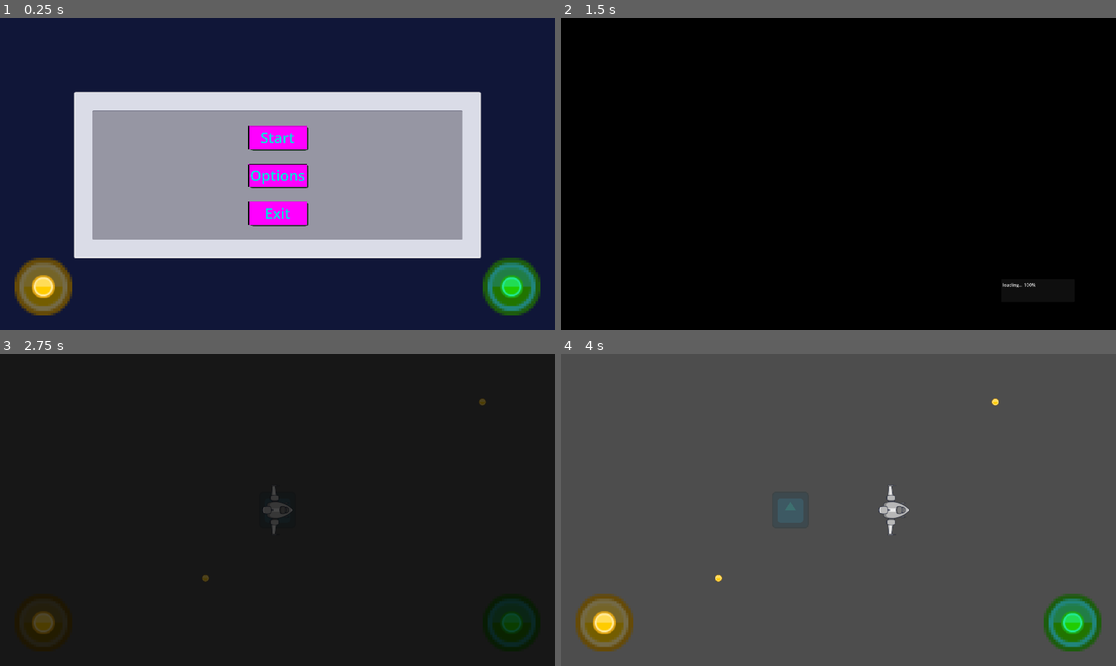
Above: before the commit, frames 1-4 (two rows, left to right).
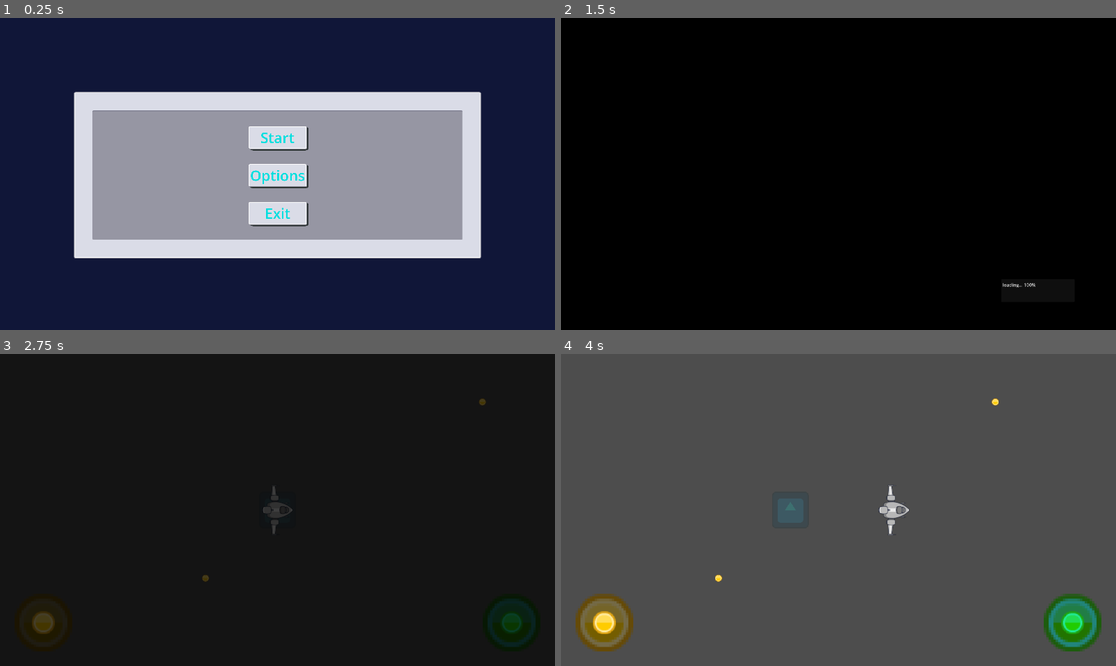
Above: after the commit, the same moments.

Repository: shibii1111/SpaceDeliveryGameGodot
Game: Godot game, scene res://Scenes/Main.tscn
The game is run twice, just before and just after one commit, with the same random seed, the same clock (stepped at 60 frames per second) and the same inputs. The engine's default icon, where the game draws it, is replaced by a stand-in: a white triangle on a blue panel in a dark square.
Inputs (mouse positions are in pixels of both pictures, inside the frame that each line leads up to):
- Up to frame 1 (0.25 s): no input
- Up to frame 2 (1.5 s): click "Start" at 0.5 s; drag from (605, 286) to (894, 105) at 1.27 s
- Up to frame 3 (2.75 s): tap Enter at 2 s; drag from (510, 622) to (249, 572) at 2.02 s
- Up to frame 4 (4 s): move the mouse to (894, 441) at 2.77 s; press the mouse at (894, 441) at 2.78 s; hold D (right) 2.78-3.5 s; release the mouse at (894, 441) at 3.5 s; drag from (810, 572) to (672, 463) at 3.52 s

The runs differ from the first frame. In frame 1, 5.3% of the frame differs, in the area x 2-98%, y 34-96%; in frame 2, nothing differs; in frame 3, less than 0.1%; in frame 4, nothing differs.

Commit message:
Android fixing
- Fixed UI

Diff:
--- a/Scenes/Levels/StartMenu.tscn
+++ b/Scenes/Levels/StartMenu.tscn
@@ -5,20 +5,16 @@
 [ext_resource type="Texture2D" uid="uid://dqvall48qliyk" path="res://Assets/UI/Kenney/kenney_ui-pack-space-expansion/PNG/Extra/Default/panel_glass.png" id="2_sbd8g"]
 [ext_resource type="Texture2D" uid="uid://c0a2mo6jo8o4o" path="res://Assets/UI/Kenney/kenney_ui-pack-space-expansion/PNG/Extra/Default/panel_square.png" id="3_swxrv"]
 
-[sub_resource type="CompressedTexture2D" id="CompressedTexture2D_gawjd"]
-
 [sub_resource type="StyleBoxTexture" id="StyleBoxTexture_swxrv"]
-texture = SubResource("CompressedTexture2D_gawjd")
-texture_margin_left = 6.0
-texture_margin_top = 6.0
-texture_margin_right = 6.0
-texture_margin_bottom = 6.0
-region_rect = Rect2(0, 0, 64, 64)
-
-[sub_resource type="CompressedTexture2D" id="CompressedTexture2D_jejci"]
+texture = ExtResource("2_sbd8g")
+texture_margin_left = 6.0
+texture_margin_top = 6.0
+texture_margin_right = 6.0
+texture_margin_bottom = 6.0
+region_rect = Rect2(0, 0, 64, 64)
 
 [sub_resource type="StyleBoxTexture" id="StyleBoxTexture_sbd8g"]
-texture = SubResource("CompressedTexture2D_jejci")
+texture = ExtResource("3_swxrv")
 texture_margin_left = 6.0
 texture_margin_top = 6.0
 texture_margin_right = 6.0
@@ -27,7 +23,7 @@
 modulate_color = Color(0.16045877, 0.13855183, 0.015254909, 1)
 
 [sub_resource type="StyleBoxTexture" id="StyleBoxTexture_jejci"]
-texture = SubResource("CompressedTexture2D_gawjd")
+texture = ExtResource("3_swxrv")
 texture_margin_left = 6.0
 texture_margin_top = 6.0
 texture_margin_right = 6.0
@@ -234,32 +230,6 @@
 texture = ExtResource("3_swxrv")
 metadata/_edit_lock_ = true
 
-[node name="CanvasLayer" type="CanvasLayer" parent="." unique_id=648462669]
-visible = false
-
-[node name="ColorRect" type="ColorRect" parent="CanvasLayer" unique_id=2050125210]
-anchors_preset = 15
-anchor_right = 1.0
-anchor_bottom = 1.0
-grow_horizontal = 2
-grow_vertical = 2
-color = Color(0.9258776, 0.34336796, 0.6590816, 1)
-
-[node name="Label" type="Label" parent="CanvasLayer" unique_id=1533079888]
-anchors_preset = 8
-anchor_left = 0.5
-anchor_top = 0.5
-anchor_right = 0.5
-anchor_bottom = 0.5
-offset_left = -20.0
-offset_top = -11.5
-offset_right = 20.0
-offset_bottom = 11.5
-grow_horizontal = 2
-grow_vertical = 2
-theme_override_font_sizes/font_size = 50
-text = "ANDROID TEST"
-
 [node name="PlayerSpawn" parent="." unique_id=770817307 instance=ExtResource("1_aoyix")]
 position = Vector2(-832, 592)
 
--- a/Scenes/Main.tscn
+++ b/Scenes/Main.tscn
@@ -1,11 +1,13 @@
 [gd_scene format=3 uid="uid://bum6ex1ioa6qp"]
 
+[ext_resource type="Script" uid="uid://brw4j1p7d4p7h" path="res://Scripts/Scenes/LevelHolder.gd" id="1_kln2b"]
 [ext_resource type="PackedScene" uid="uid://cm7y7yjs7sy3a" path="res://Scenes/Levels/StartMenu.tscn" id="1_r150o"]
 [ext_resource type="PackedScene" uid="uid://dkqg1dfl6ybdm" path="res://Scenes/Player/Player.tscn" id="2_idj7w"]
 
 [node name="Main" type="Node" unique_id=91055406]
 
 [node name="Level" type="Node" parent="." unique_id=1789748068 groups=["LevelContainer"]]
+script = ExtResource("1_kln2b")
 
 [node name="StartMenu" parent="Level" unique_id=1064412734 instance=ExtResource("1_r150o")]
 
@@ -17,29 +19,3 @@
 position = Vector2(-986, 23)
 
 [node name="Enemies" type="Node" parent="Entities" unique_id=303019892]
-
-[node name="CanvasLayer" type="CanvasLayer" parent="." unique_id=522674103]
-visible = false
-
-[node name="ColorRect" type="ColorRect" parent="CanvasLayer" unique_id=807858249]
-anchors_preset = 15
-anchor_right = 1.0
-anchor_bottom = 1.0
-grow_horizontal = 2
-grow_vertical = 2
-color = Color(0.62834364, 0, 0.30667174, 1)
-
-[node name="Label" type="Label" parent="CanvasLayer" unique_id=1749532760]
-anchors_preset = 8
-anchor_left = 0.5
-anchor_top = 0.5
-anchor_right = 0.5
-anchor_bottom = 0.5
-offset_left = -20.0
-offset_top = -11.5
-offset_right = 20.0
-offset_bottom = 11.5
-grow_horizontal = 2
-grow_vertical = 2
-theme_override_font_sizes/font_size = 50
-text = "test android"
--- a/Scenes/Player/MobileControl.tscn
+++ b/Scenes/Player/MobileControl.tscn
@@ -1,10 +1,12 @@
 [gd_scene format=3 uid="uid://dg3mbls6hryen"]
 
 [ext_resource type="Script" uid="uid://ckburffpdubk3" path="res://Scenes/Player/LeftStick.gd" id="1_fbfqy"]
+[ext_resource type="Script" uid="uid://quhb1bo84dyn" path="res://Scripts/Player/MobileControl.gd" id="1_oqo5y"]
 [ext_resource type="Texture2D" uid="uid://cl5ngwn05hmfh" path="res://Assets/UI/Kenney/kenney_ui-pack-space-expansion/PNG/Yellow/Default/bar_round_gloss_large_square.png" id="2_7nqml"]
 [ext_resource type="Script" uid="uid://b24r4td05jlja" path="res://Scenes/Player/RightStick.gd" id="3_vg5cr"]
 
-[node name="MobileControl" type="CanvasLayer" unique_id=374078596]
+[node name="MobileControl" type="CanvasLayer" unique_id=374078596 groups=["MobileControl"]]
+script = ExtResource("1_oqo5y")
 
 [node name="LeftStick" type="Control" parent="." unique_id=1358693755]
 layout_mode = 3
--- a/Scenes/Player/Player.tscn
+++ b/Scenes/Player/Player.tscn
@@ -38,3 +38,4 @@
 position = Vector2(62, 0)
 
 [node name="MobileControl" parent="." unique_id=374078596 instance=ExtResource("5_jmcll")]
+visible = false
--- a/Scripts/Autoloads/SceneManager.gd
+++ b/Scripts/Autoloads/SceneManager.gd
@@ -2,6 +2,7 @@
 
 signal progress_changed(progress: float)
 signal load_finished
+signal mobile_ui_should_show
 
 var loading_screen: PackedScene = Constants.Scenes.LOADING_SCREEN
 var loaded_resource: PackedScene
@@ -19,6 +20,10 @@
 
 	var new_load_screen = loading_screen.instantiate()
 	add_child(new_load_screen)
+
+	var mobile_control := get_tree().get_first_node_in_group("MobileControl") as CanvasLayer
+	if mobile_control != null:
+		mobile_control.visible = false
 
 	progress_changed.connect(new_load_screen._on_progress_changed)
 	load_finished.connect(new_load_screen._on_load_finished)
@@ -51,6 +56,8 @@
 
 			_refresh_player_spawn()
 
+			await get_tree().process_frame
+			mobile_ui_should_show.emit()
 			load_finished.emit()
 
 func _swap_into_level_container_and_return(packed: PackedScene) -> Node:
--- /dev/null
+++ b/Scripts/Player/MobileControl.gd
@@ -0,0 +1,7 @@
+extends CanvasLayer
+
+func _ready() -> void:
+	SceneManager.mobile_ui_should_show.connect(_on_show_mobile_ui)
+
+func _on_show_mobile_ui() -> void:
+	visible = true
--- /dev/null
+++ b/Scripts/Scenes/LevelHolder.gd
@@ -0,0 +1 @@
+extends Node
--- a/project.godot
+++ b/project.godot
@@ -46,6 +46,7 @@
 SpawnPoints=""
 LevelContainer=""
 Camera=""
+MobileControl=""
 
 [input]
 
Not shown, added: Scripts/Player/MobileControl.gd.uid
Not shown, added: Scripts/Scenes/LevelHolder.gd.uid
